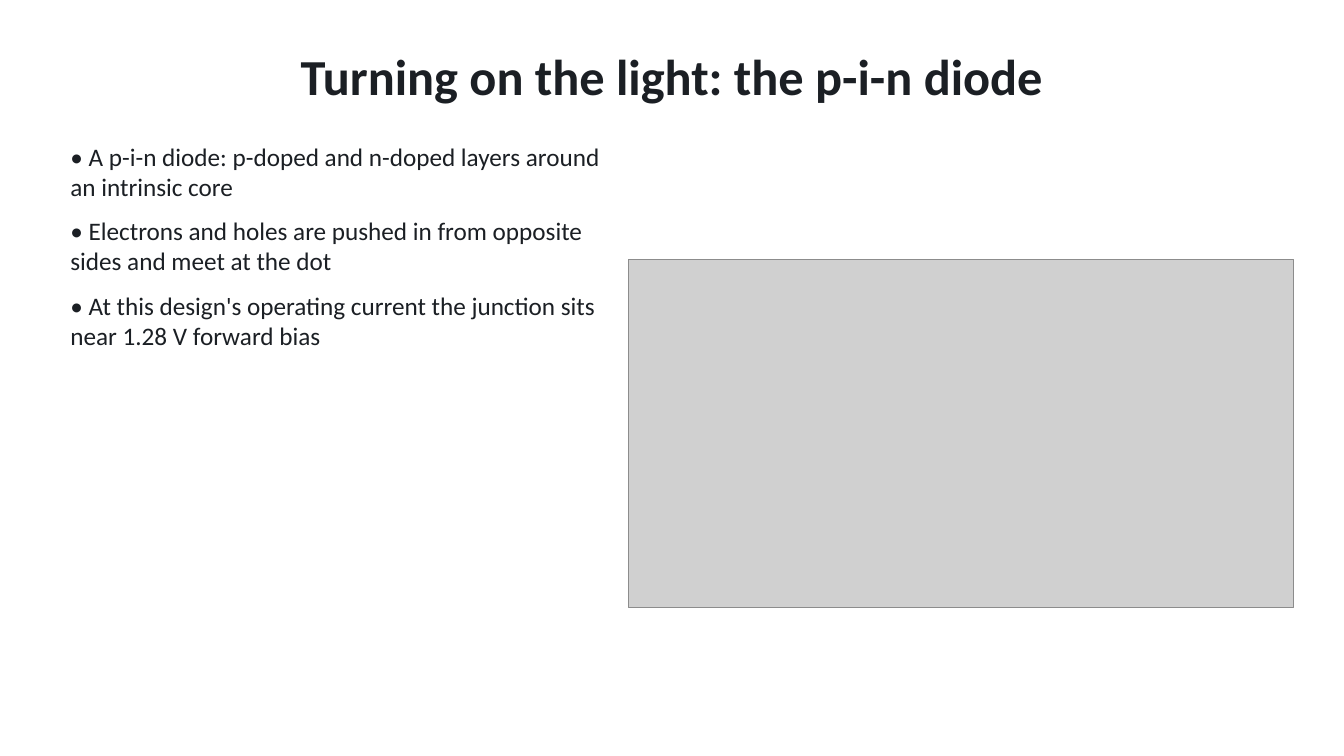
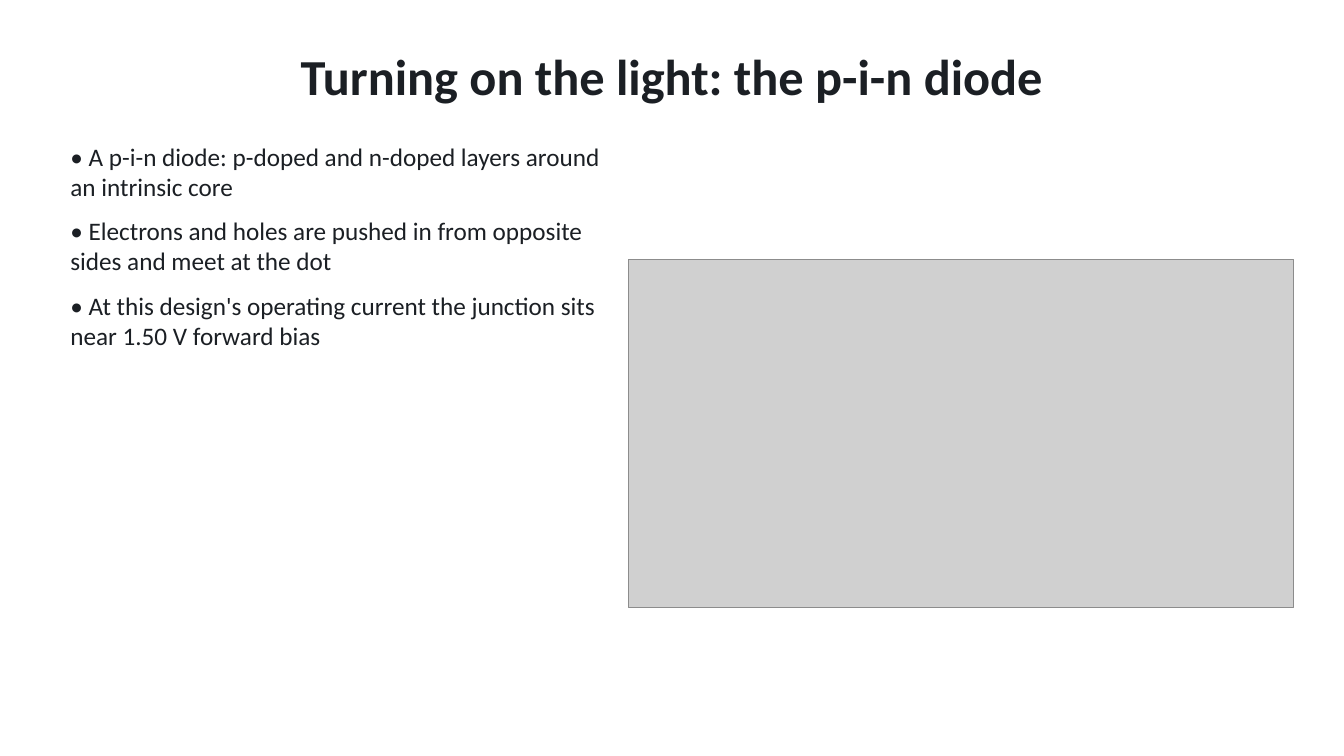
Before and after one commit to Alpharceus/qd-photon-sim, a slide deck: slide 10 of out/presentation/qd_edge_sps.pptx. Drawn at 1344x756 pixels with LibreOffice and Linux fonts; fonts in the diff are those of the drawing; grey boxes stand for pictures. Boxes give left, top, right and bottom in pixels: in the first picture for what was removed or moved away, otherwise in the second. Text is boxed around its words. In the diff, an @@ line names an element or a change of style, - is before the commit and + after.

```diff
--- a/out/presentation/qd_edge_sps.pptx
+++ b/out/presentation/qd_edge_sps.pptx
@@ text at <box>70,297,595,345</box>: text changed @@
-• At this design's operating current the junction sits near 1.28 V forward bias
+• At this design's operating current the junction sits near 1.50 V forward bias
```
Also in this commit, not shown: 5 other slides changed, 2 slides added, 2 slides removed, 9 other files.
